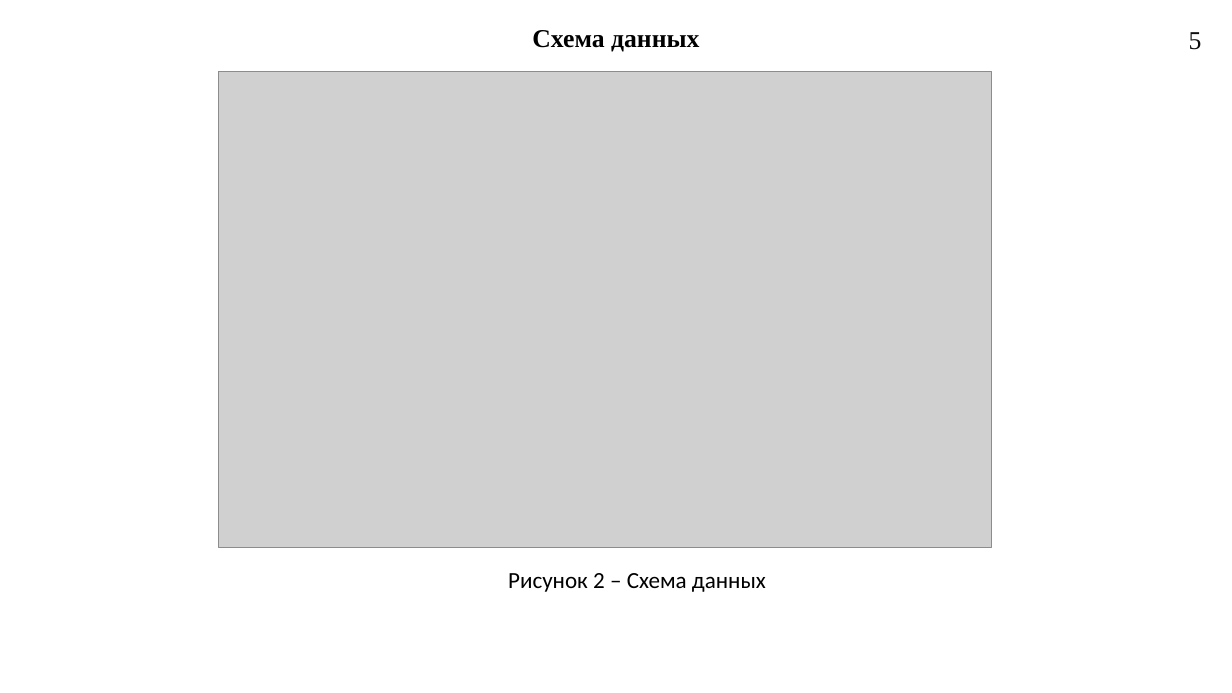
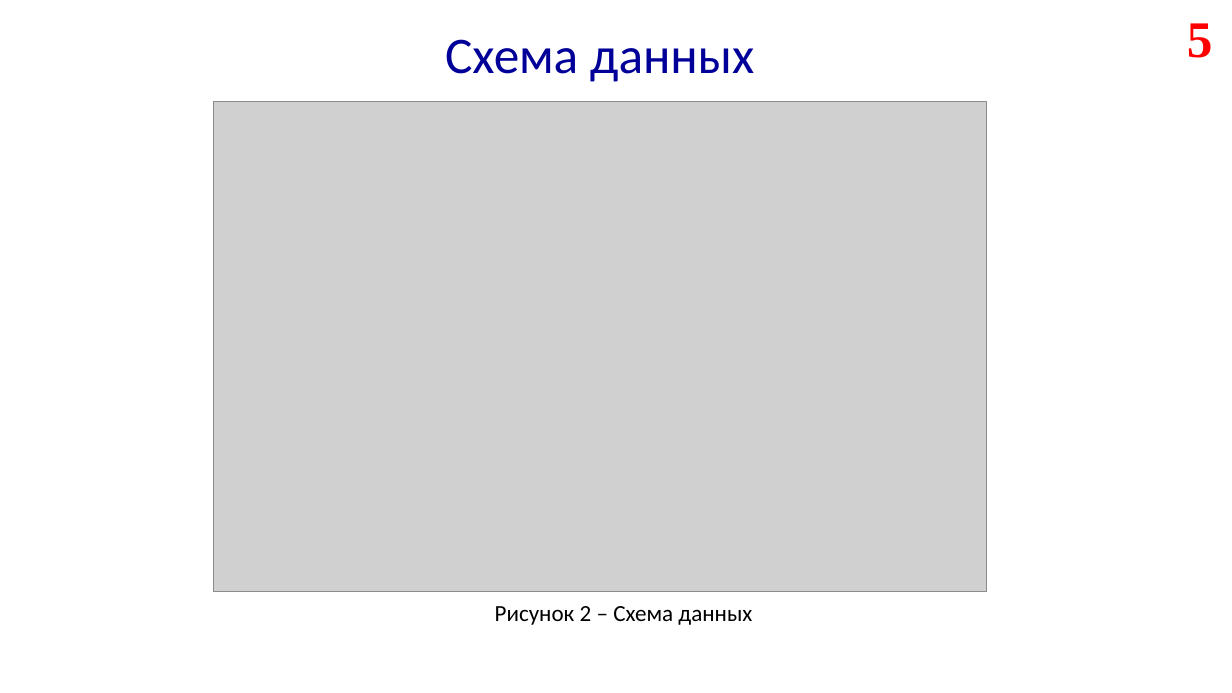
Before and after one commit to Skullester/AirportManager, a slide deck: slide 5 of Презентация.pptx. Drawn at 1232x693 pixels with LibreOffice and Linux fonts; fonts in the diff are those of the drawing; grey boxes stand for pictures. Boxes give left, top, right and bottom in pixels: in the first picture for what was removed or moved away, otherwise in the second. Text is boxed around its words. In the diff, an @@ line names an element or a change of style, - is before the commit and + after.

```diff
--- a/Презентация.pptx
+++ b/Презентация.pptx
@@ page number: place and size @@
-page number at <box>1189,32,1202,50</box>
+page number at <box>1187,23,1213,58</box>
@@ page number at <box>1187,23,1213,58</box>: size 20 to 40 pt, text colour #0D0D0D to #FF0000, bold on @@
@@ text "Схема данных": place and size @@
-text "Схема данных" at <box>532,30,699,52</box>
+text "Схема данных" at <box>445,39,754,82</box>
@@ text "Схема данных" at <box>445,39,754,82</box>: size 20 to 40 pt, font Times New Roman to Calibri, text colour #000000 to #000099, bold off @@
@@ picture: place and size @@
-picture at <box>219,71,992,548</box>
+picture at <box>213,101,987,592</box>
@@ text "Рисунок 2 – Схема данных": place and size @@
-text "Рисунок 2 – Схема данных" at <box>508,573,766,592</box>
+text "Рисунок 2 – Схема данных" at <box>495,606,752,625</box>
```
Also in this commit, not shown: 7 other slides changed, 8 slides added, 8 slides removed.
